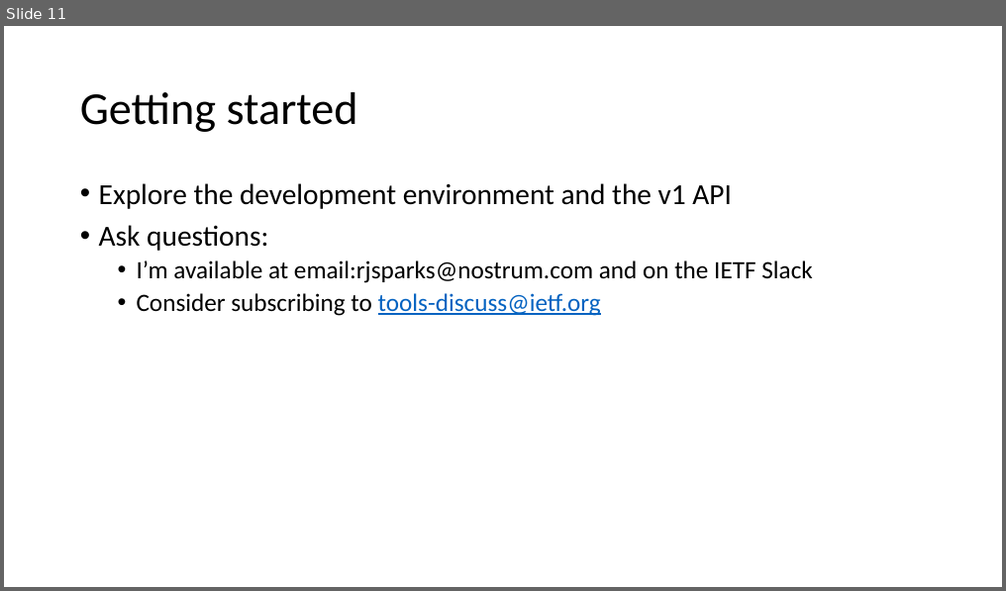
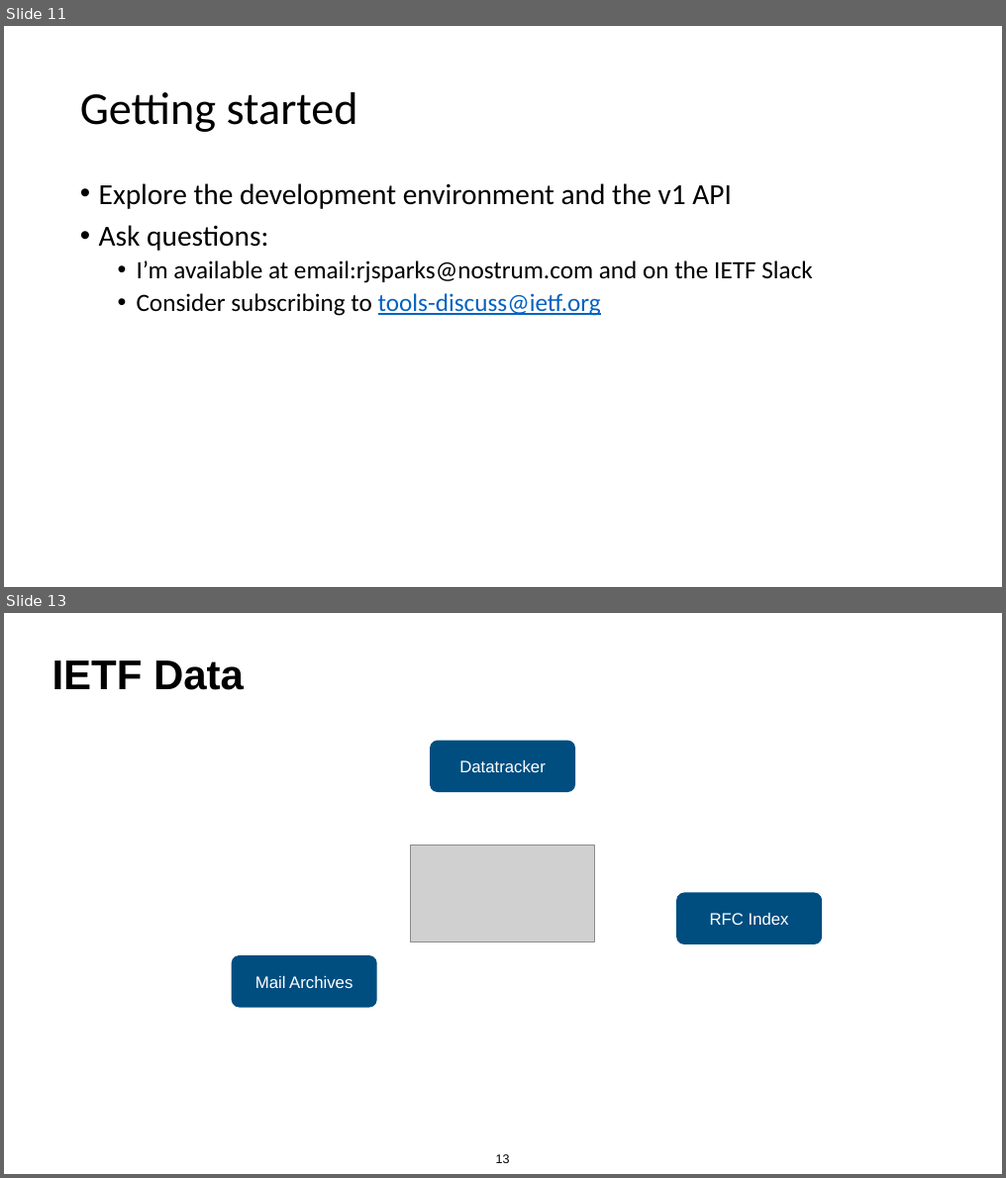
Before and after one commit to intarchboard/workshop-aid, a slide deck: slides/session1-tools/aid-session1-all.pptx. Shown one above the other, each under a label of ours: slide 11 before the commit, slides 11 and 13 after it; the slides between them are not shown. The pictures are 1006x591 and 1006x1178 pixels, drawn with LibreOffice and Linux fonts; fonts in the diff are those of the drawing; grey boxes stand for pictures. Boxes give left, top, right and bottom in pixels: in the first picture for what was removed or moved away, otherwise in the second. Text is boxed around its words. In the diff, an @@ line names an element or a change of style, - is before the commit and + after.

```diff
--- a/slides/session1-tools/aid-session1-all.pptx
+++ b/slides/session1-tools/aid-session1-all.pptx
@@ slide 13 added at (4,613,1002,1174), background #FFFFFF @@
@@ title added at (53,661,244,690), 40 pt, text #000000, bold @@
+IETF Data
@@ rounded rectangle added at (430,741,576,792), fill #004D80, 16 pt, text #FFFFFF @@
+Datatracker
@@ picture added at (411,845,595,943) @@
@@ rounded rectangle added at (676,893,823,945), fill #004D80, 16 pt, text #FFFFFF @@
+RFC Index
@@ rounded rectangle added at (232,956,377,1008), fill #004D80, 16 pt, text #FFFFFF @@
+Mail Archives
@@ page number added at (496,1155,510,1163), 12 pt, text #000000 @@
+13
```
Also in this commit, not shown: 14 other slides added, 1 other file.
